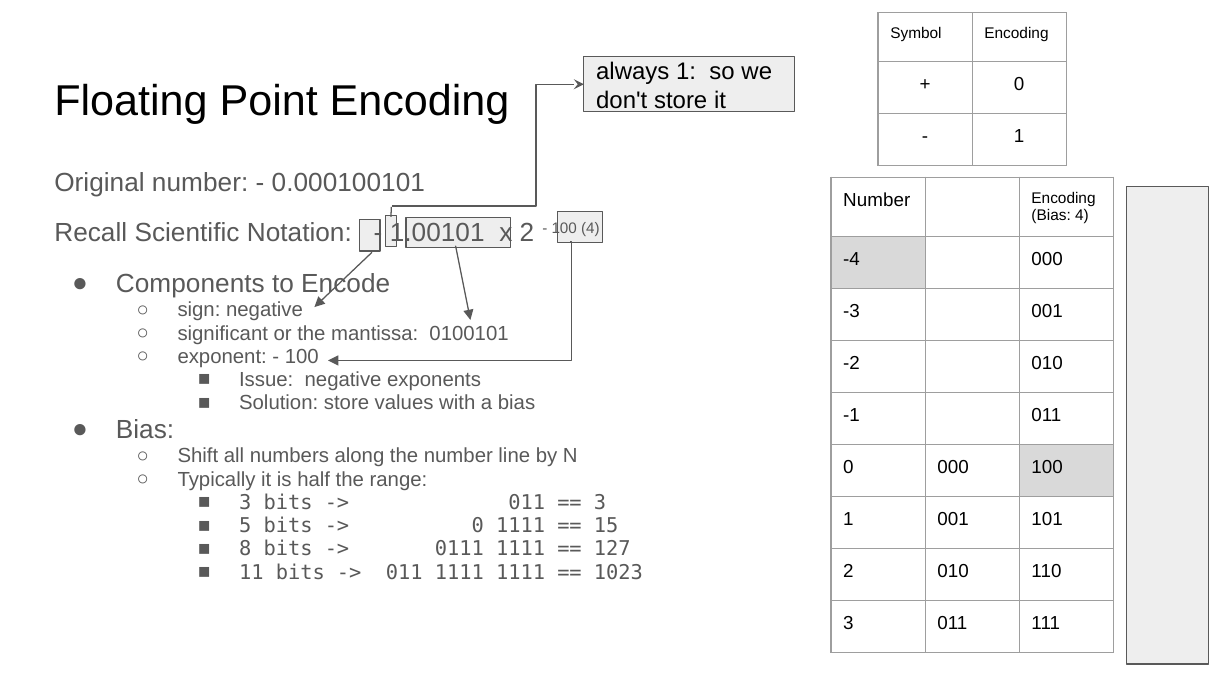
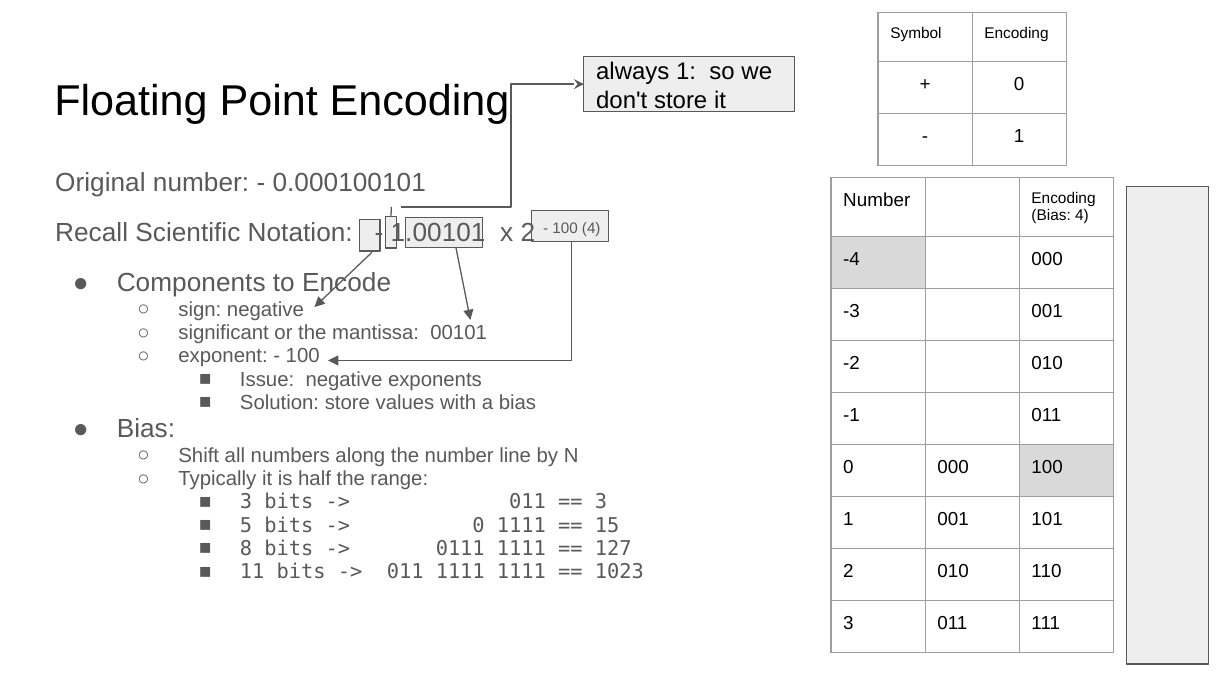
Before and after one commit to COMP122/comp122-s23, a slide deck: slide 12 of format-encodings/documents/ARCHIVE/introduction-to-numbering-systems.pptx. Drawn at 1232x693 pixels with LibreOffice and Linux fonts; fonts in the diff are those of the drawing. Boxes give left, top, right and bottom in pixels: in the first picture for what was removed or moved away, otherwise in the second. Text is boxed around its words. In the diff, an @@ line names an element or a change of style, - is before the commit and + after.

```diff
--- a/format-encodings/documents/ARCHIVE/introduction-to-numbering-systems.pptx
+++ b/format-encodings/documents/ARCHIVE/introduction-to-numbering-systems.pptx
@@ elbow arrow moved from (393, 206) - (584, 84) to (402, 207) - (584, 84) @@
@@ rectangle: place and size @@
-rectangle at <box>405,218,510,248</box>
+rectangle at <box>405,218,483,248</box>
@@ rectangle: place and size @@
-rectangle at <box>558,212,602,244</box>
+rectangle at <box>531,211,609,243</box>
@@ text at <box>178,324,487,343</box>: text changed @@
-  ○ significant or the mantissa: 0100101
+  ○ significant or the mantissa: 00101
```
Also in this commit, not shown: 4 other files.
